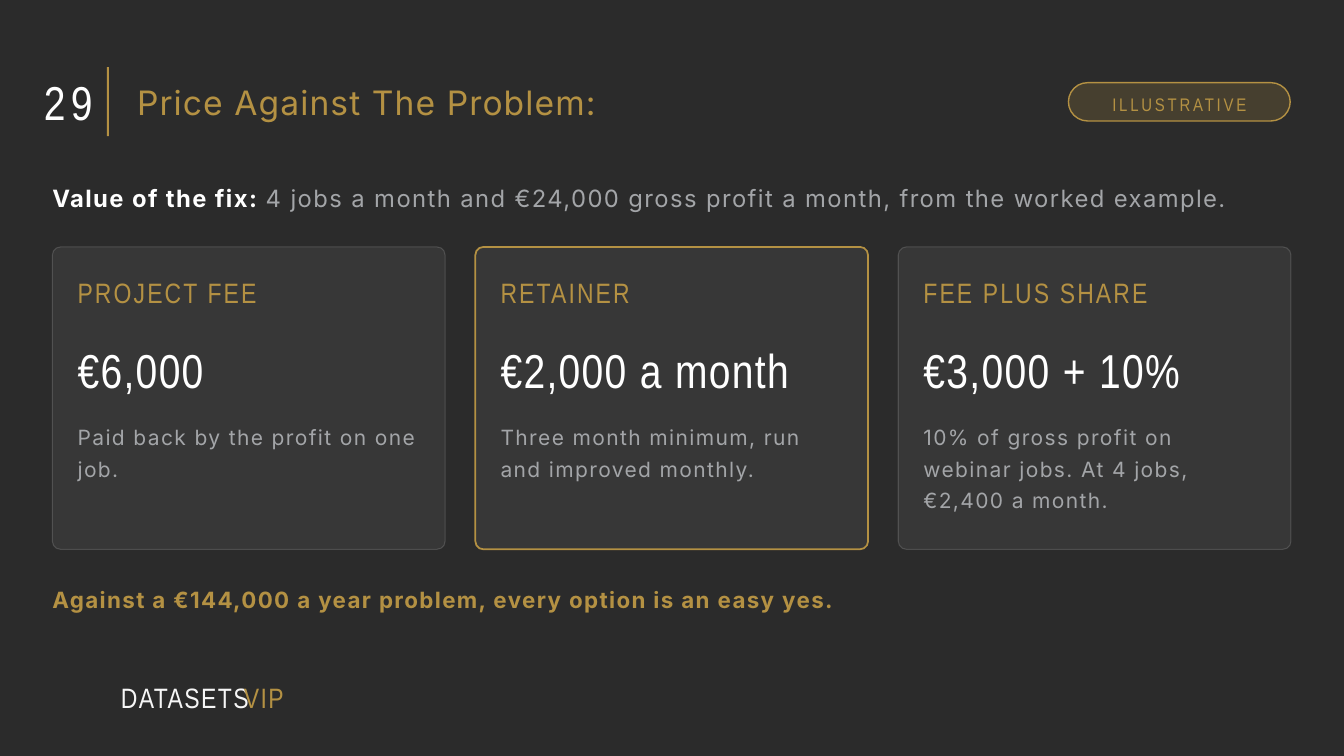
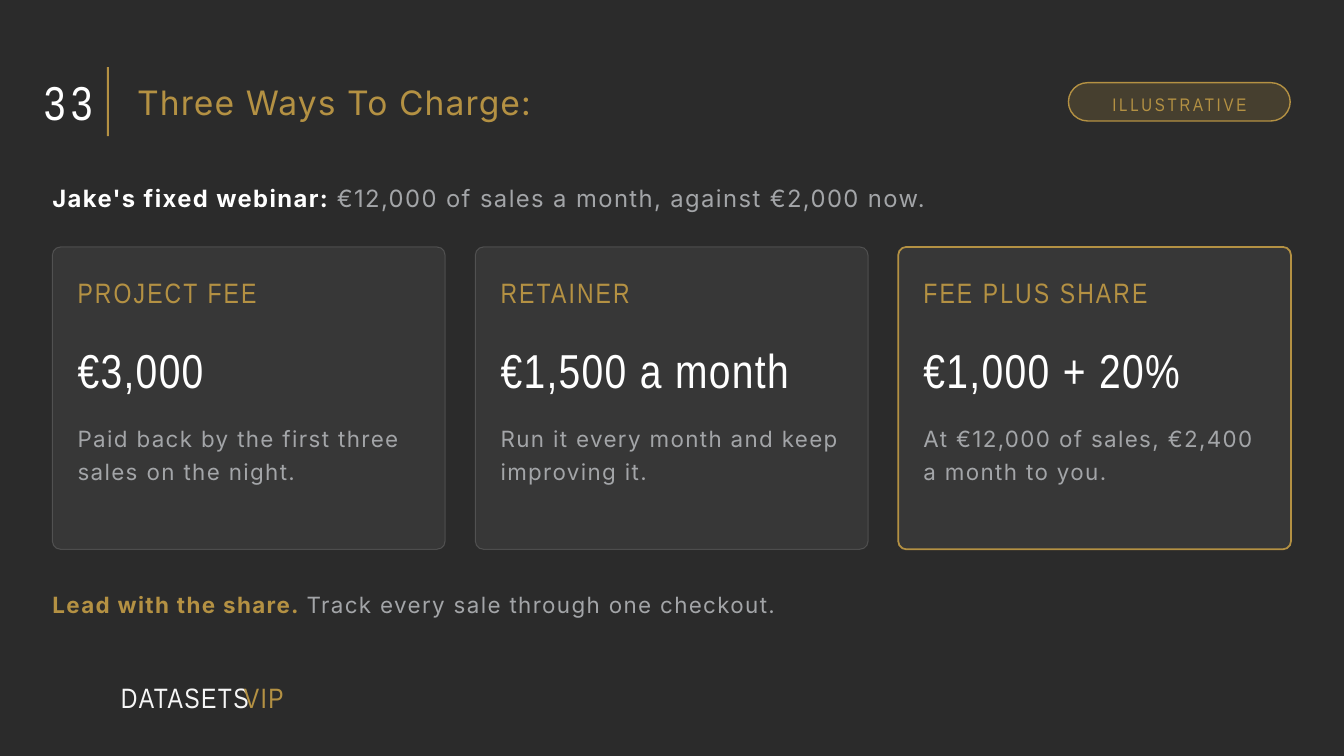
Before and after one commit to NMD2K15/nayscale-landing, a slide deck: slide 39 of vip/webinar-growth-specialist/The Webinar Growth Specialist.pptx (slide 34 before the commit). Drawn at 1344x756 pixels with LibreOffice and Linux fonts; fonts in the diff are those of the drawing; background and template pictures are left out; a plain dark background stands for a picture behind light text. Boxes give left, top, right and bottom in pixels: in the first picture for what was removed or moved away, otherwise in the second. Text is boxed around its words. In the diff, an @@ line names an element or a change of style, - is before the commit and + after.

```diff
--- a/vip/webinar-growth-specialist/The Webinar Growth Specialist.pptx
+++ b/vip/webinar-growth-specialist/The Webinar Growth Specialist.pptx
@@ text at bbox=[44, 86, 93, 121]: text changed @@
-29
+33
@@ title at bbox=[137, 90, 531, 122]: text changed @@
-Price Against The Problem:
+Three Ways To Charge:
@@ text at bbox=[52, 188, 925, 212]: text changed @@
-Value of the fix: 4 jobs a month and €24,000 gross profit a month, from the worked example.
+Jake's fixed webinar: €12,000 of sales a month, against €2,000 now.
@@ rounded rectangle at bbox=[476, 247, 869, 549]: outline #B49143 1.25 pt to #FFFFFF 0.75 pt @@
@@ rounded rectangle at bbox=[898, 247, 1292, 549]: outline #FFFFFF 0.75 pt to #B49143 1.25 pt @@
@@ text at bbox=[78, 355, 204, 394]: text changed @@
-€6,000
+€3,000
@@ text at bbox=[501, 353, 789, 394]: text changed @@
-€2,000 a month
+€1,500 a month
@@ text at bbox=[923, 355, 1180, 394]: text changed @@
-€3,000 + 10%
+€1,000 + 20%
@@ text at bbox=[78, 430, 398, 485]: text changed; size 15 to 16 pt @@
-Paid back by the profit on one job.
+Paid back by the first three sales on the night.
@@ text at bbox=[501, 430, 838, 485]: text changed; size 15 to 16 pt @@
-Three month minimum, run and improved monthly.
+Run it every month and keep improving it.
@@ text at bbox=[923, 430, 1252, 485]: text changed; size 15 to 16 pt @@
-10% of gross profit on webinar jobs. At 4 jobs, €2,400 a month.
+At €12,000 of sales, €2,400 a month to you.
@@ text at bbox=[52, 596, 775, 618]: text changed; text colour #B49143 to #A3A5A8; bold off @@
-Against a €144,000 a year problem, every option is an easy yes.
+Lead with the share. Track every sale through one checkout.
```
Also in this commit, not shown: 30 other slides changed, 12 slides added, 8 slides removed, 5 other files.
